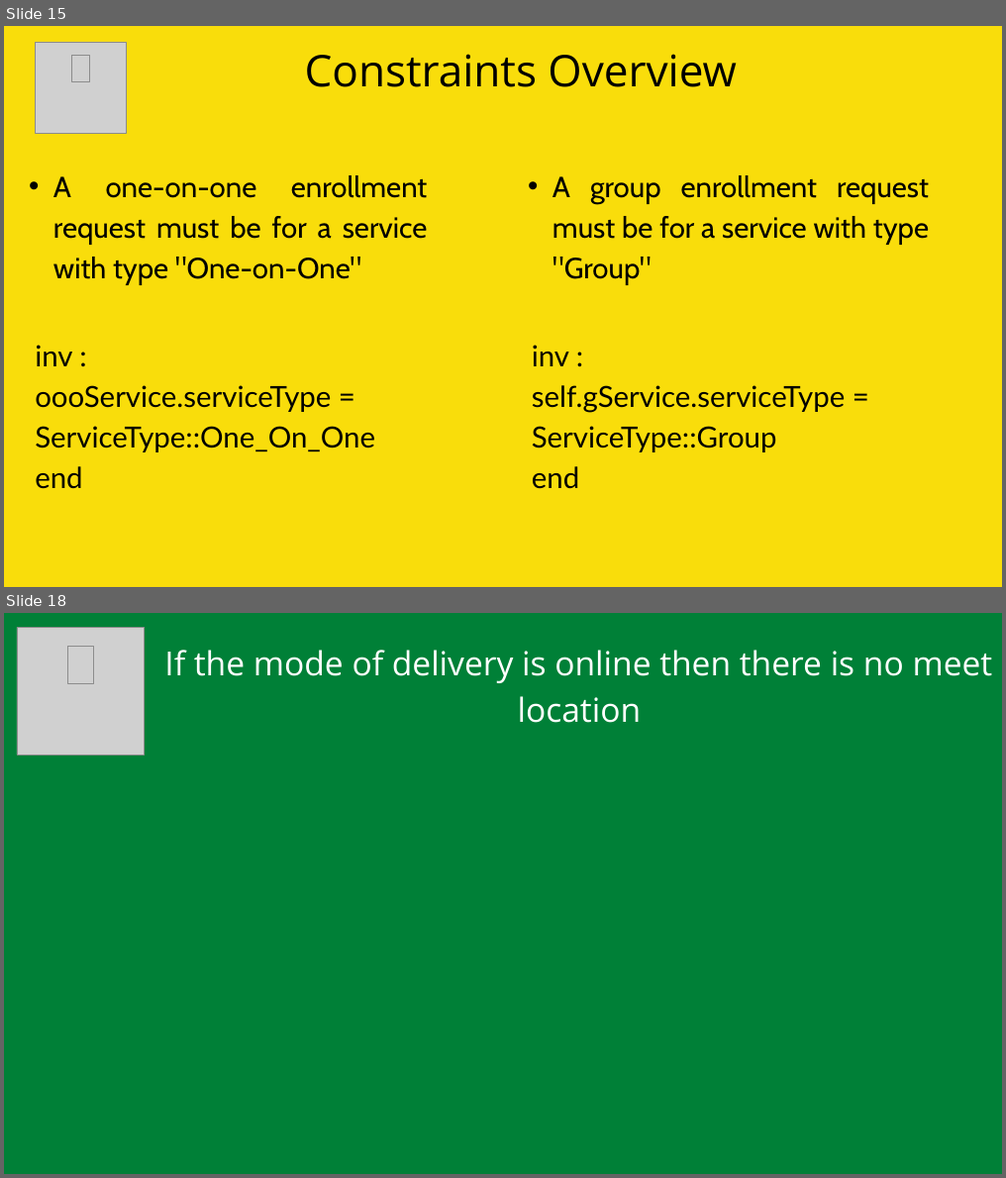
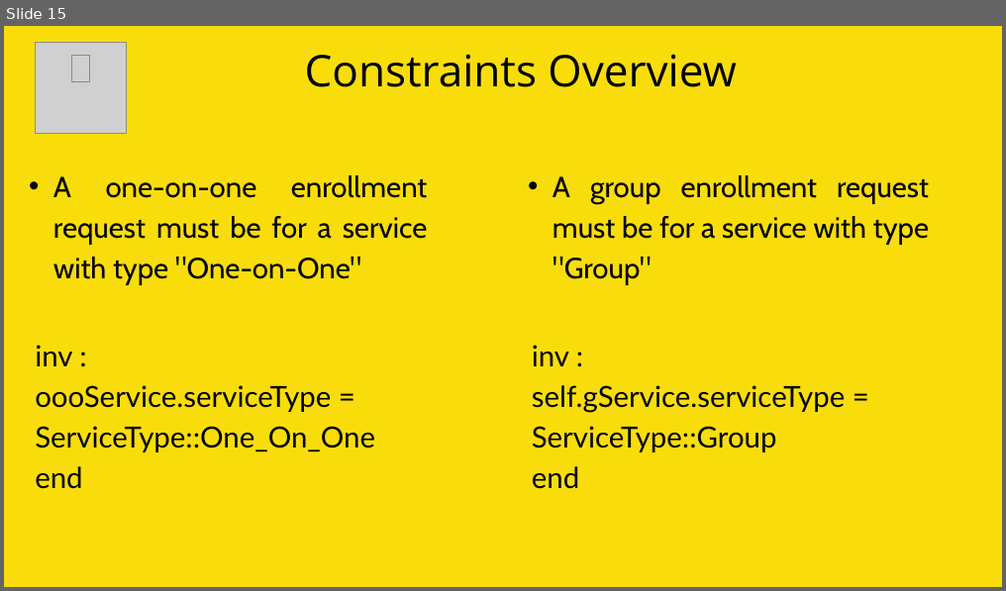
Before and after one commit to Jiinngerbread/TutorsJA, a slide deck: TutorJA - P2.pptx. Shown one above the other, each under a label of ours: slides 15 and 18 before the commit, slide 15 after it; the slides between them are not shown. The pictures are 1006x1178 and 1006x591 pixels, drawn with LibreOffice and Linux fonts; fonts in the diff are those of the drawing; grey boxes stand for pictures. Boxes give left, top, right and bottom in pixels: in the first picture for what was removed or moved away, otherwise in the second. Text is boxed around its words. In the diff, an @@ line names an element or a change of style, - is before the commit and + after.

```diff
--- a/TutorJA - P2.pptx
+++ b/TutorJA - P2.pptx
@@ slide 18 removed at (4, 613, 1002, 1174), background #008037 @@
@@ picture removed at (17, 627, 145, 755) @@
@@ picture removed at (68, 646, 94, 683) @@
@@ text removed at (164, 650, 993, 723) @@
-If the mode of delivery is online then there is no meet location
```
Also in this commit, not shown: 7 slides added, 8 other slides removed.
